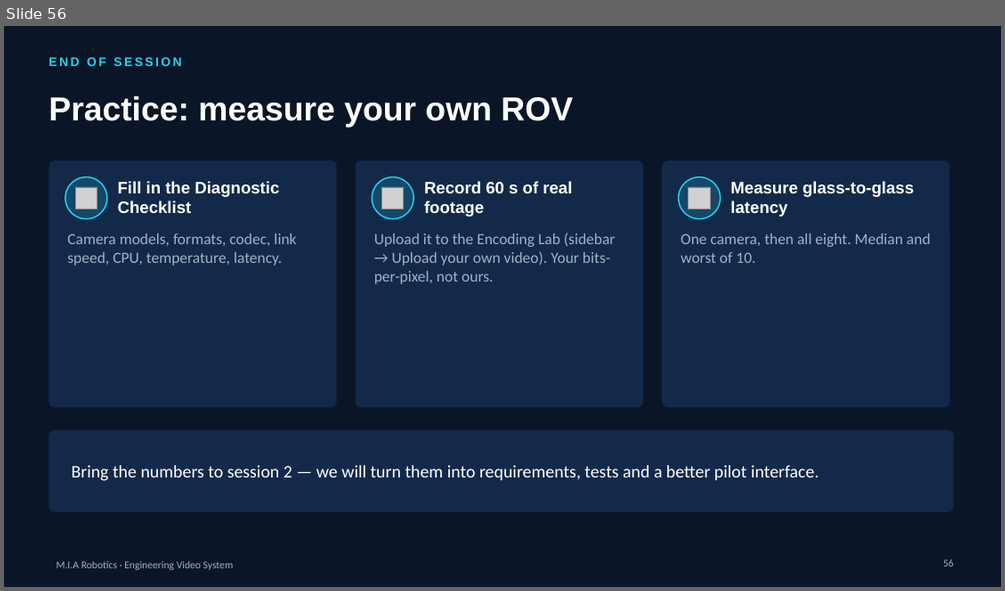
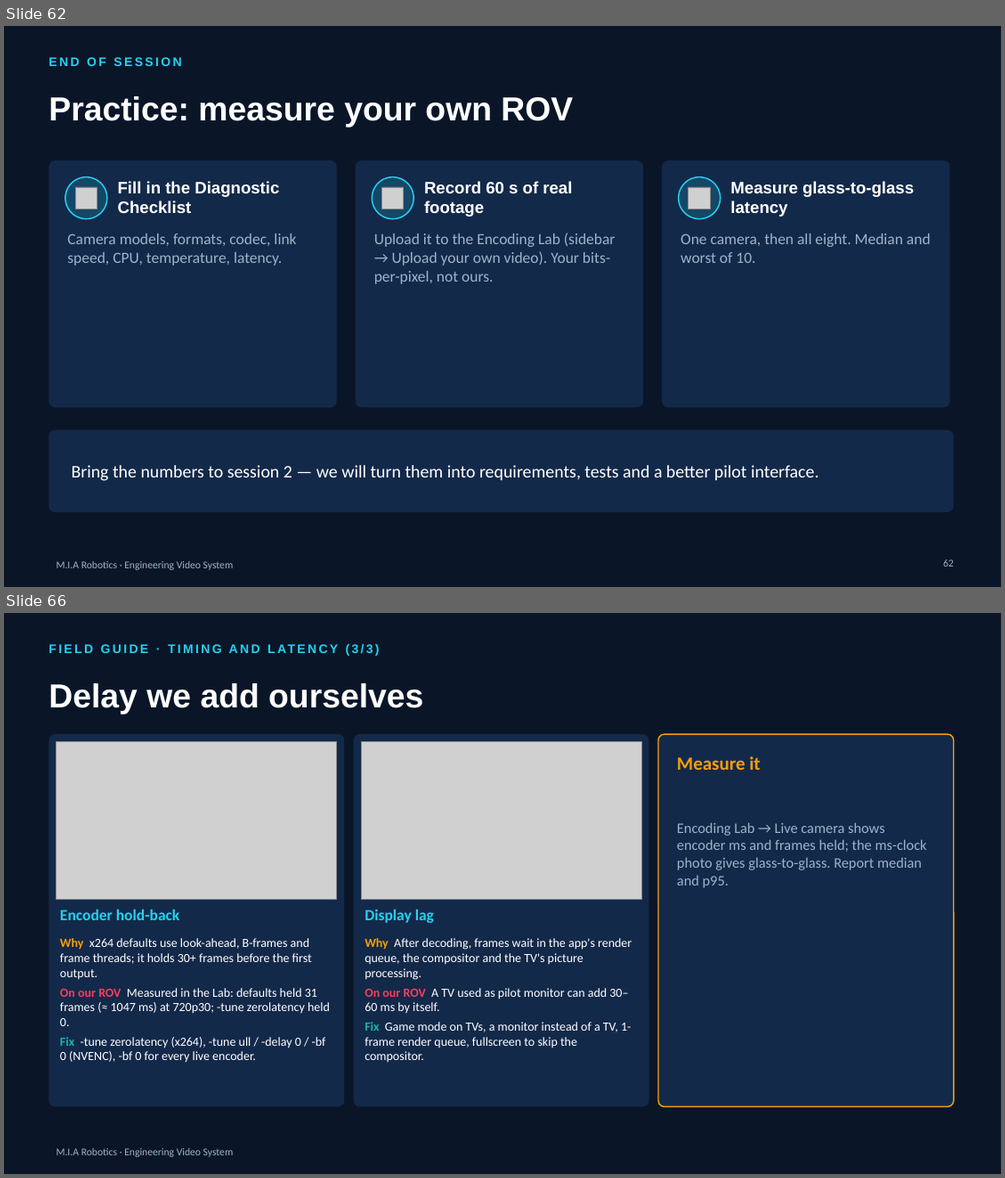
Before and after one commit to YoussefAbbas2001/video-streaming, a slide deck: presentation/MIA_Video_Streaming.pptx. Shown one above the other, each under a label of ours: slide 56 before the commit, slides 62 and 66 after it; the slides between them are not shown. The pictures are 1005x591 and 1005x1178 pixels, drawn with LibreOffice and Linux fonts; fonts in the diff are those of the drawing; grey boxes stand for pictures; background and template pictures are left out. Boxes give left, top, right and bottom in pixels: in the first picture for what was removed or moved away, otherwise in the second. Text is boxed around its words. In the diff, an @@ line names an element or a change of style, - is before the commit and + after.

```diff
--- a/presentation/MIA_Video_Streaming.pptx
+++ b/presentation/MIA_Video_Streaming.pptx
@@ slide 66 added at (x1=4, y1=613, x2=1001, y2=1174), background #0A1628; not listed: 1 template element that a slide beside it also shows @@
@@ text added at (x1=352, y1=644, x2=373, y2=653), 12 pt, text #22D3EE, bold @@
+FIELD GUIDE · TIMING AND LATENCY (3/3)
@@ title added at (x1=48, y1=683, x2=423, y2=714), 32 pt, text #FFFFFF, bold @@
+Delay we add ourselves
@@ rounded rectangle added at (x1=48, y1=734, x2=344, y2=1107), fill #13294A @@
@@ picture added at (x1=57, y1=742, x2=337, y2=900) @@
@@ rounded rectangle added at (x1=353, y1=734, x2=648, y2=1107), fill #13294A @@
@@ picture added at (x1=362, y1=742, x2=642, y2=900) @@
@@ rounded rectangle added at (x1=658, y1=734, x2=954, y2=1107), fill #13294A, outline #F59E0B 1.25 pt @@
@@ text added at (x1=677, y1=756, x2=760, y2=770), 18 pt, text #F59E0B, bold @@
+Measure it
@@ text added at (x1=677, y1=822, x2=927, y2=888), 14 pt, text #9FB3C8 @@
+Encoding Lab → Live camera shows encoder ms and frames held; the ms-clock photo gives glass-to-glass. Report median and p95.
@@ text added at (x1=60, y1=908, x2=179, y2=920), 15 pt, text #22D3EE, bold @@
+Encoder hold-back
@@ text added at (x1=364, y1=908, x2=434, y2=923), 15 pt, text #22D3EE, bold @@
+Display lag
@@ text added at (x1=60, y1=938, x2=330, y2=1062), 12 pt, text #FFFFFF @@
+Why x264 defaults use look-ahead, B-frames and frame threads; it holds 30+ frames before the first output.
+On our ROV Measured in the Lab: defaults held 31 frames (≈ 1047 ms) at 720p30; -tune zerolatency held 0.
+Fix -tune zerolatency (x264), -tune ull / -delay 0 / -bf 0 (NVENC), -bf 0 for every live encoder.
@@ text added at (x1=364, y1=938, x2=631, y2=1062), 12 pt, text #FFFFFF @@
+Why After decoding, frames wait in the app's render queue, the compositor and the TV's picture processing.
+On our ROV A TV used as pilot monitor can add 30–60 ms by itself.
+Fix Game mode on TVs, a monitor instead of a TV, 1-frame render queue, fullscreen to skip the compositor.
@@ what was slide 56 is now slide 62 @@
@@ page number at (x1=943, y1=559, x2=954, y2=566): text changed @@
-56
+62
```
Also in this commit, not shown: 22 other slides added, 51 other files.
